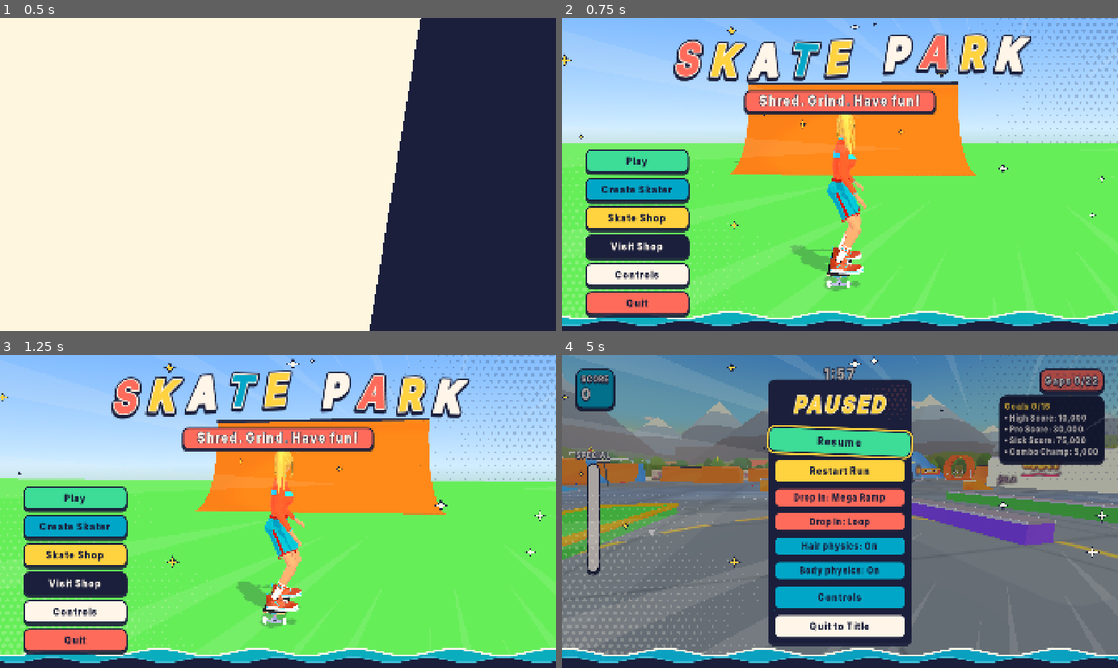
Above: before the commit, frames 1-4 (two rows, left to right).
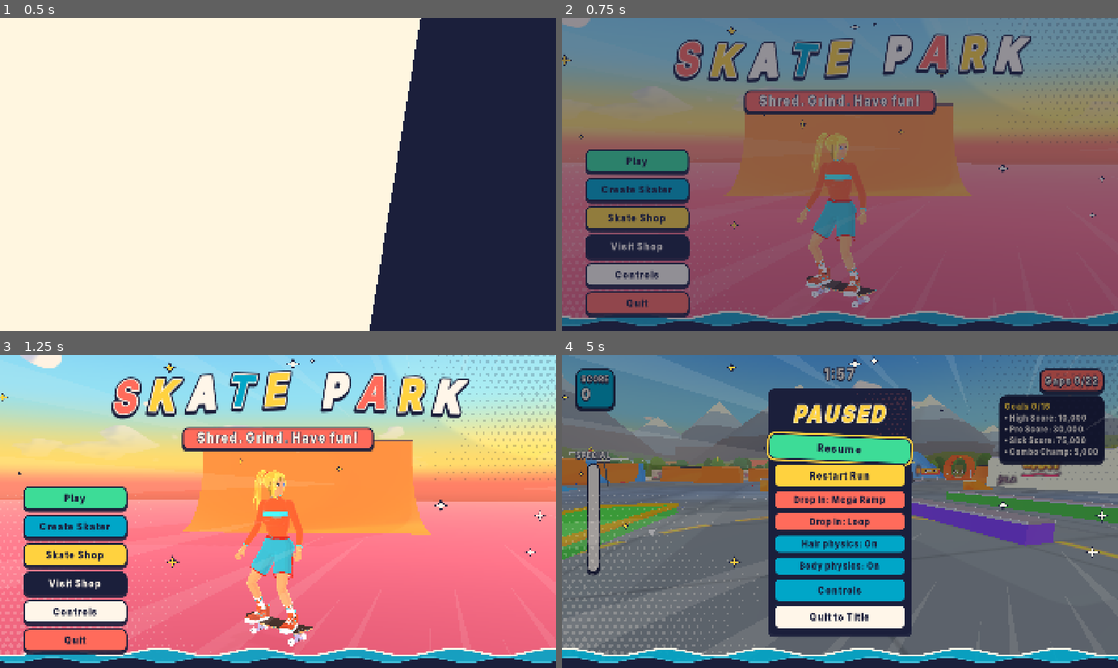
Above: after the commit, the same moments.

Repository: Proximo0/skate-park
Game: Godot game, scene res://game/ui/splash_screen.tscn
The game is run twice, just before and just after one commit, with the same random seed, the same clock (stepped at 60 frames per second) and the same inputs.
Inputs (mouse positions are in pixels of both pictures, inside the frame that each line leads up to):
- Up to frame 1 (0.5 s): no input
- Up to frame 2 (0.75 s): tap Enter (ui_accept) at 0.5 s; move the mouse to (962, 158) at 0.52 s; hold D (move_right) from 0.53 s (still down); tap K (grab) at 0.6 s; click (962, 158) at 0.67 s
- Up to frame 3 (1.25 s): keep holding D (move_right); tap Enter (ui_accept) at 0.77, 1.07 s
- Up to frame 4 (5 s): release D (move_right) at 1.25 s; click "Play" at 1.25 s; drag from (728, 527) to (812, 574) at 2.02 s; tap Enter (ui_accept) at 2.75, 4.52, 4.82 s; move the mouse to (895, 442) at 2.77 s; hold D (move_right) 2.78-3.5 s; tap J (flip) at 2.85 s; click (895, 442) at 2.92 s; tap K (grab) at 3.05, 4.55 s; drag from (812, 574) to (673, 464) at 3.52 s; move the mouse to (1006, 558) at 4.27 s; hold A (move_left) from 4.28 s (still down); tap I (grind) at 4.35 s; click (1006, 558) at 4.42 s; tap Escape (pause) at 4.9 s

Frame 1 is identical in both runs. In frame 2, 93% of the frame differs, in the area x 0-100%, y 0-99%; in frame 3, 75%; in frame 4, 10%.

Commit message:
Menus: sunset title scene with her face to camera, per-part preview cameras, indigo checker stage, Grip + Bearings divider, compact pause, splash cross-fade
Co-Authored-By: Claude Opus 5.5 (1M context) <noreply@anthropic.com>
Claude-Session: https://claude.ai/code/session_01RMKNZ8eeWwfnKNQaLfHv9F

Diff:
--- a/data/catalog.json
+++ b/data/catalog.json
@@ -37,7 +37,7 @@
   },
   {
    "id": "griptape",
-   "name": "Griptape",
+   "name": "Grip + Bearings",
    "slots": [
     "griptape",
     "bearing"
--- a/game/ui/pause_menu.gd
+++ b/game/ui/pause_menu.gd
@@ -10,7 +10,7 @@
 signal quit_requested
 signal resumed
 
-const PAUSE_BACKDROP := Color(0.02, 0.03, 0.09, 0.62)
+const PAUSE_BACKDROP := Color(0.02, 0.03, 0.09, 0.74)
 const PAUSE_BUTTON_MIN := Vector2(460, 84)
 const PAUSE_DROP_IN_MIN := Vector2(460, 68)
 const PAUSE_DROP_IN_FONT := 32
@@ -58,7 +58,7 @@
 	center.add_child(_panel)
 
 	var col := VBoxContainer.new()
-	col.add_theme_constant_override("separation", 16)
+	col.add_theme_constant_override("separation", 8)
 	_panel.add_child(col)
 
 	var title := AnimeText.new("PAUSED", UiStyle.SIZE_TITLE, UiStyle.SUNSHINE)
--- a/game/ui/skate_shop.gd
+++ b/game/ui/skate_shop.gd
@@ -16,6 +16,7 @@
 var _selected: int = 0
 var _tab_buttons: Array[Button] = []
 var _rows: VBoxContainer
+var _row_nodes: Array[StepRow] = []
 var _scroll: ScrollContainer
 var _preview: SkaterPreview
 var _coins_label: Label
@@ -191,20 +192,41 @@
 	for c: Node in _rows.get_children():
 		_rows.remove_child(c)
 		c.queue_free()
+	_row_nodes.clear()
 	for i: int in _items.size():
 		var row: StepRow = StepRow.new()
 		row.stepped.connect(_on_step.bind(i))
 		row.pressed.connect(_on_row_pressed.bind(i))
 		row.focus_entered.connect(_select.bind(i))
+		if i > 0 and str(_items[i]["slot"]) != str(_items[i - 1]["slot"]):
+			_rows.add_child(_divider(str(_items[i]["slot"])))
 		_rows.add_child(row)
+		_row_nodes.append(row)
 		_refresh_row(i)
 	_refresh_coins()
 	if _items.is_empty():
 		_name_label.text = "Nothing here yet"
 		return
 	_selected = clampi(focus_index, 0, _items.size() - 1)
-	_grab_focus.call_deferred(_rows.get_child(_selected) as Control)
+	_grab_focus.call_deferred(_row_nodes[_selected] as Control)
 	_select(_selected)
+
+
+## A thin labelled rule between two slots that share a category (griptape and bearings).
+func _divider(slot: String) -> Control:
+	var box: HBoxContainer = HBoxContainer.new()
+	box.add_theme_constant_override("separation", 10)
+	box.mouse_filter = Control.MOUSE_FILTER_IGNORE
+	var label: Label = MenuKit.text(slot.capitalize() + "s", UiStyle.SIZE_SMALL, UiStyle.MUTED)
+	box.add_child(label)
+	var line: ColorRect = ColorRect.new()
+	line.color = UiStyle.MUTED
+	line.custom_minimum_size = Vector2(0, 3)
+	line.size_flags_horizontal = Control.SIZE_EXPAND_FILL
+	line.size_flags_vertical = Control.SIZE_SHRINK_CENTER
+	line.mouse_filter = Control.MOUSE_FILTER_IGNORE
+	box.add_child(line)
+	return box
 
 
 func _grab_focus(c: Control) -> void:
@@ -227,7 +249,7 @@
 func _refresh_row(i: int) -> void:
 	var it: Dictionary = _items[i]
 	var id: String = str(it["id"])
-	var row: StepRow = _rows.get_child(i) as StepRow
+	var row: StepRow = _row_nodes[i]
 	var sw: Color = _cat.color_of(id, _color_of_pick(id)) if _cat.color_count(id) > 0 else Color(0, 0, 0, 0)
 	row.setup(str(it["name"]), "", sw)
 	row.set_arrows_visible(_cat.color_count(id) > 1)
@@ -296,9 +318,21 @@
 	var look: SkaterLoadout = _lo.duplicate_loadout()
 	look.set_item(slot, id, _color_of_pick(id))
 	if slot in SkaterLoadout.BOARD_SLOTS:
-		_preview.show_board(look, "grip" if slot == "griptape" else ("display" if slot == "deck" else "top"))
+		_preview.show_board(look, _board_view_for(slot))
+	elif slot == "shoes":
+		_preview.show_skater(look, "feet")
 	else:
 		_preview.show_skater(look)
+
+
+func _board_view_for(slot: String) -> String:
+	match slot:
+		"griptape": return "grip"
+		"deck": return "display"
+		"truck": return "trucks"
+		"wheel": return "wheels"
+		"bearing": return "wheels"
+	return "top"
 
 
 func _on_step(dir: int, i: int) -> void:
--- a/game/ui/skater_preview.gd
+++ b/game/ui/skater_preview.gd
@@ -5,18 +5,23 @@
 
 const STICK_SPIN: float = 3.2
 const IDLE_BEFORE_AUTO: float = 1.5
-const PLATFORM_COLOR := Color("#FFC9A3")
-const PLATFORM_STRIPE := Color("#FF5C7A")
+const PLATFORM_BASE := Color("#3A3470")
+const PLATFORM_TILE_A := Color("#6E64A8")
+const PLATFORM_TILE_B := Color("#3F8C9C")
+const PLATFORM_RIM := Color("#35E0D0")
 const BACKDROP_SHADER: Shader = preload("res://game/ui/theme/preview_backdrop.gdshader")
 
 ## Camera / motion presets. "face" is a head-and-shoulders bust with a gentle sway, "body" the whole skater on a slow
 ## turntable, "top" the board seen from above on a slow swing, "grip" a close top-down look at the griptape and
 ## "display" the board stood up with the deck graphic, trucks and wheels facing the camera.
 const VIEWS := {
-	"face": {"fov": 30.0, "cam": Vector3(0.0, 1.5, 1.8), "at": Vector3(0.0, 1.38, 0.0), "base": PI, "sway": 0.3, "spin": 0.0},
-	"body": {"fov": 34.0, "cam": Vector3(0.0, 1.5, 4.3), "at": Vector3(0.0, 0.78, 0.0), "base": PI, "sway": 0.0, "spin": 0.5},
+	"face": {"fov": 30.0, "cam": Vector3(0.0, 1.5, 2.05), "at": Vector3(0.0, 1.36, 0.0), "base": PI + 0.5, "sway": 0.3, "spin": 0.0},
+	"body": {"fov": 34.0, "cam": Vector3(0.0, 1.2, 3.5), "at": Vector3(0.0, 0.72, 0.0), "base": PI, "sway": 0.0, "spin": 0.5},
 	"top": {"fov": 30.0, "cam": Vector3(0.0, 0.62, 1.25), "at": Vector3(0.0, 0.08, 0.0), "base": 0.9, "sway": 0.55, "spin": 0.0},
-	"grip": {"fov": 30.0, "cam": Vector3(0.0, 0.95, 0.5), "at": Vector3(0.0, 0.12, 0.0), "base": 0.35, "sway": 0.25, "spin": 0.0},
+	"grip": {"fov": 32.0, "cam": Vector3(0.0, 0.75, 1.0), "at": Vector3(0.0, 0.1, 0.0), "base": 0.6, "sway": 0.25, "spin": 0.0},
+	"trucks": {"fov": 34.0, "cam": Vector3(0.0, 0.1, 0.8), "at": Vector3(0.0, 0.38, 0.0), "base": 0.45, "sway": 0.25, "spin": 0.0},
+	"wheels": {"fov": 30.0, "cam": Vector3(0.0, 0.12, 0.62), "at": Vector3(-0.05, 0.36, 0.0), "base": 0.45, "sway": 0.25, "spin": 0.0},
+	"feet": {"fov": 30.0, "cam": Vector3(0.0, 0.5, 1.35), "at": Vector3(0.0, 0.2, 0.0), "base": PI, "sway": 0.25, "spin": 0.0},
 	"display": {"fov": 34.0, "cam": Vector3(0.0, 0.5, 2.0), "at": Vector3(0.0, 0.42, 0.0), "base": 0.0, "sway": 0.5, "spin": 0.0},
 }
 
@@ -95,32 +100,44 @@
 	_pivot.add_child(_platform)
 	var disc: MeshInstance3D = MeshInstance3D.new()
 	var cyl: CylinderMesh = CylinderMesh.new()
-	cyl.top_radius = 0.85
-	cyl.bottom_radius = 0.9
+	cyl.top_radius = 0.88
+	cyl.bottom_radius = 0.92
 	cyl.height = 0.08
 	disc.mesh = cyl
 	disc.position.y = -0.04
-	disc.material_override = Toon.material(PLATFORM_COLOR, true)
+	disc.material_override = Toon.material(PLATFORM_BASE, false)
 	_platform.add_child(disc)
 	var ring: MeshInstance3D = MeshInstance3D.new()
-	var rm: CylinderMesh = CylinderMesh.new()
-	rm.top_radius = 0.9
-	rm.bottom_radius = 0.9
-	rm.height = 0.03
+	var rm: TorusMesh = TorusMesh.new()
+	rm.inner_radius = 0.86
+	rm.outer_radius = 0.93
+	rm.rings = 48
+	rm.ring_segments = 6
 	ring.mesh = rm
-	ring.position.y = -0.065
-	ring.material_override = Toon.material(PLATFORM_STRIPE, false)
+	ring.scale = Vector3(1.0, 0.4, 1.0)
+	ring.position.y = -0.01
+	var glow: StandardMaterial3D = StandardMaterial3D.new()
+	glow.shading_mode = BaseMaterial3D.SHADING_MODE_UNSHADED
+	glow.albedo_color = PLATFORM_RIM
+	glow.emission_enabled = true
+	glow.emission = PLATFORM_RIM
+	glow.emission_energy_multiplier = 1.4
+	ring.material_override = glow
 	_platform.add_child(ring)
-	for i: int in 6:
-		var stripe: MeshInstance3D = MeshInstance3D.new()
-		var box: BoxMesh = BoxMesh.new()
-		box.size = Vector3(0.12, 0.02, 0.22)
-		stripe.mesh = box
-		var a: float = float(i) * TAU / 6.0
-		stripe.position = Vector3(sin(a) * 0.72, 0.001, cos(a) * 0.72)
-		stripe.rotation.y = a
-		stripe.material_override = Toon.material(PLATFORM_STRIPE, false)
-		_platform.add_child(stripe)
+	# Raised tiles with a gap between them so the floor reads as a stage, not one flat disc.
+	var tile: BoxMesh = BoxMesh.new()
+	tile.size = Vector3(0.2, 0.012, 0.2)
+	var n: int = 4
+	for ix: int in range(-n, n + 1):
+		for iz: int in range(-n, n + 1):
+			var pos: Vector3 = Vector3(float(ix) * 0.225, 0.0, float(iz) * 0.225)
+			if Vector2(pos.x, pos.z).length() > 0.76:
+				continue
+			var t: MeshInstance3D = MeshInstance3D.new()
+			t.mesh = tile
+			t.position = pos + Vector3(0.0, 0.004, 0.0)
+			t.material_override = Toon.material(PLATFORM_TILE_A if (ix + iz) % 2 == 0 else PLATFORM_TILE_B, false)
+			_platform.add_child(t)
 
 
 ## view: "face" (bust, gentle sway) or "body" (whole skater, slow turntable).
@@ -157,7 +174,7 @@
 func _rebuild() -> void:
 	_dirty = false
 	_platform.scale = Vector3(0.42, 1.0, 0.42) if _board_only else Vector3.ONE
-	_platform.visible = _view != "face"
+	_platform.visible = _view != "face" and not _floating_view()
 	for c: Node in _holder.get_children():
 		_holder.remove_child(c)
 		c.queue_free()
@@ -181,10 +198,17 @@
 		sway.bind(root)
 	else:
 		Toon.apply_to(root)
-		if _view == "display":
+		if _floating_view():
+			root.position.y = 0.3
+		elif _view == "display":
 			root.rotation.x = deg_to_rad(-78.0)
 			root.position.y = 0.46
 	_holder.add_child(root)
+
+
+## Trucks and wheels are looked at from below, so the board floats and the stage is hidden.
+func _floating_view() -> bool:
+	return _board_only and (_view == "trucks" or _view == "wheels")
 
 
 func _process(delta: float) -> void:
--- a/game/ui/splash_screen.gd
+++ b/game/ui/splash_screen.gd
@@ -14,7 +14,7 @@
 const STUDIO_END: float = 2.3  ## s, studio card wipes out
 const TITLE_START: float = 2.0
 const TITLE_SLAM: float = 3.3  ## s, letters hit
-const TOTAL: float = 7.2
+const TOTAL: float = 7.6  ## s; the end holds the title card, then a short fade the title screen answers with a fade-in
 const INK: Color = SkateThemeBuilder.NAVY
 const LETTER_COLORS: PackedColorArray = [
 	SkateThemeBuilder.SUN, SkateThemeBuilder.CORAL, SkateThemeBuilder.CREAM, SkateThemeBuilder.TEAL, SkateThemeBuilder.SUN,
@@ -109,8 +109,8 @@
 	_tween.tween_callback(_sting.bind("studio"))
 	_tween.tween_property(wipe, "position:x", _size.x * 1.3, 0.6).from(-_size.x * 1.3).set_trans(Tween.TRANS_SINE)
 	_tween.parallel().tween_callback(_start_title).set_delay(0.3)
-	_tween.tween_interval(TOTAL - 2.55 - 0.45)
-	_tween.tween_property(_fade, "color:a", 1.0, 0.45)
+	_tween.tween_interval(TOTAL - 2.55 - 0.2)
+	_tween.tween_property(_fade, "color:a", 1.0, 0.2)
 	_tween.tween_callback(skip)
 
 
--- a/game/ui/title_screen.gd
+++ b/game/ui/title_screen.gd
@@ -21,9 +21,10 @@
 const ORBIT_RADIUS: float = 4.2
 const ORBIT_HEIGHT: float = 1.5
 const ORBIT_SPEED: float = 0.3  # phase rad/s; the camera sways, see ORBIT_SWAY
-const ORBIT_SWAY: float = 0.6  # max camera angle either side of the front, rad (keeps the quarter pipe in frame)
-const LOOK_AT: Vector3 = Vector3(0.0, 1.05, 0.0)
-const GROUND_COLOR: Color = Color("#7BC96F")
+const ORBIT_SWAY: float = 0.4  # max camera angle either side of the front, rad (keeps the quarter pipe in frame)
+const SKATER_YAW: float = -2.2  ## turned three-quarter toward the camera so her face shows
+const LOOK_AT: Vector3 = Vector3(0.0, 1.25, 0.0)
+const GROUND_COLOR: Color = Color("#B4627F")  ## dusky sunset rose, hazed into the horizon by the fog
 const LETTER_TIGHTEN: float = 0.66  ## letter advance as a share of its box, the boxes carry outline padding
 
 @onready var _viewport: SubViewport = $World/Viewport
@@ -73,6 +74,14 @@
 	_controls.pressed.connect(_on_controls)
 	_quit.pressed.connect(_on_quit)
 	_play.grab_focus()
+	# Cross-fade in from the splash's closing fade (same navy), so there is no hard cut.
+	var veil := ColorRect.new()
+	veil.color = Color(SkateThemeBuilder.NAVY, 1.0)
+	veil.set_anchors_preset(Control.PRESET_FULL_RECT)
+	veil.mouse_filter = Control.MOUSE_FILTER_IGNORE
+	add_child(veil)
+	create_tween().tween_property(veil, "color:a", 0.0, 0.45)
+	get_tree().create_timer(0.5).timeout.connect(veil.queue_free)
 
 
 func _process(delta: float) -> void:
@@ -86,14 +95,22 @@
 
 ## The 3D backdrop: toon sky, sun, ground, a quarter pipe behind and the placeholder skater on a board.
 func _build_world(vp: SubViewport) -> void:
-	var world_env := WorldEnvironment.new()
-	world_env.environment = Toon.sky_environment()
-	vp.add_child(world_env)
-
 	var sun := DirectionalLight3D.new()
-	sun.rotation_degrees = Vector3(-50.0, 30.0, 0.0)
+	sun.rotation_degrees = Vector3(-24.0, 150.0, 0.0)  # low warm key from the sunset side
+	sun.light_color = Color(1.0, 0.86, 0.72)
 	sun.shadow_enabled = true
 	vp.add_child(sun)
+	var world_env := WorldEnvironment.new()
+	world_env.environment = Toon.park_sky_environment(sun.global_transform.basis.z)
+	world_env.environment.fog_enabled = true
+	world_env.environment.fog_density = 0.012
+	world_env.environment.fog_light_color = Color("#FFB58A")
+	vp.add_child(world_env)
+	var rim := DirectionalLight3D.new()  # cool rim from behind the skater so her outline pops off the warm ground
+	rim.rotation_degrees = Vector3(-18.0, -35.0, 0.0)
+	rim.light_color = Color(0.55, 0.9, 1.0)
+	rim.light_energy = 0.8
+	vp.add_child(rim)
 
 	var ground := MeshInstance3D.new()
 	var plane := PlaneMesh.new()
@@ -142,6 +159,7 @@
 	var sway := SecondaryMotion.new()
 	skater.add_child(sway)
 	sway.bind(skater)
+	skater.rotation.y = SKATER_YAW
 	vp.add_child(skater)
 	_skater_node = skater
 
